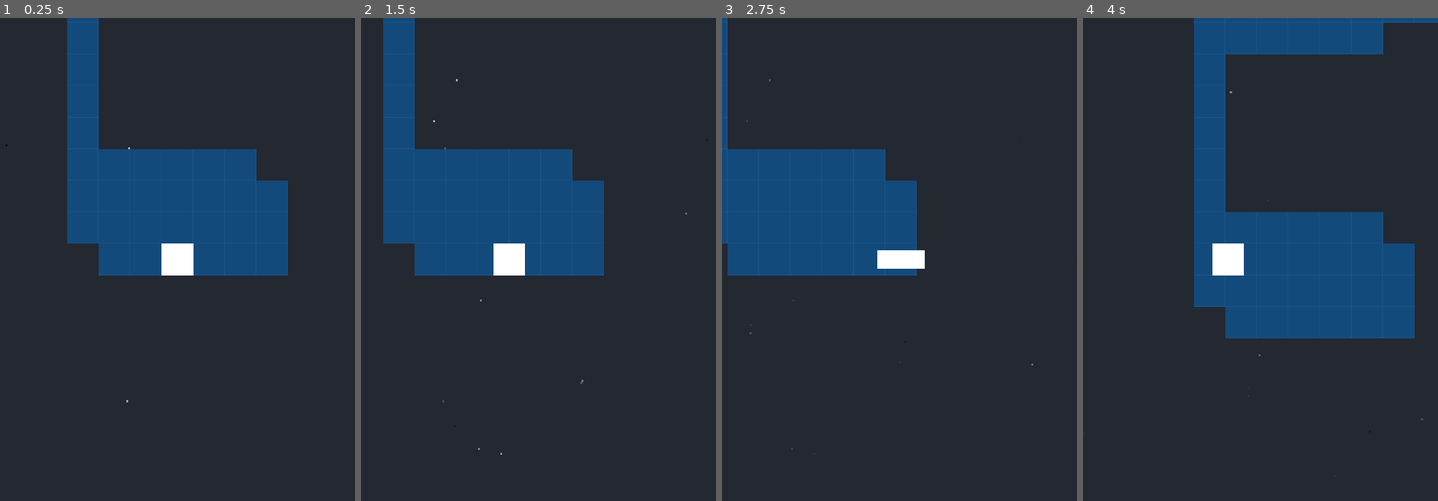
Above: before the commit, frames 1-4 (left to right).
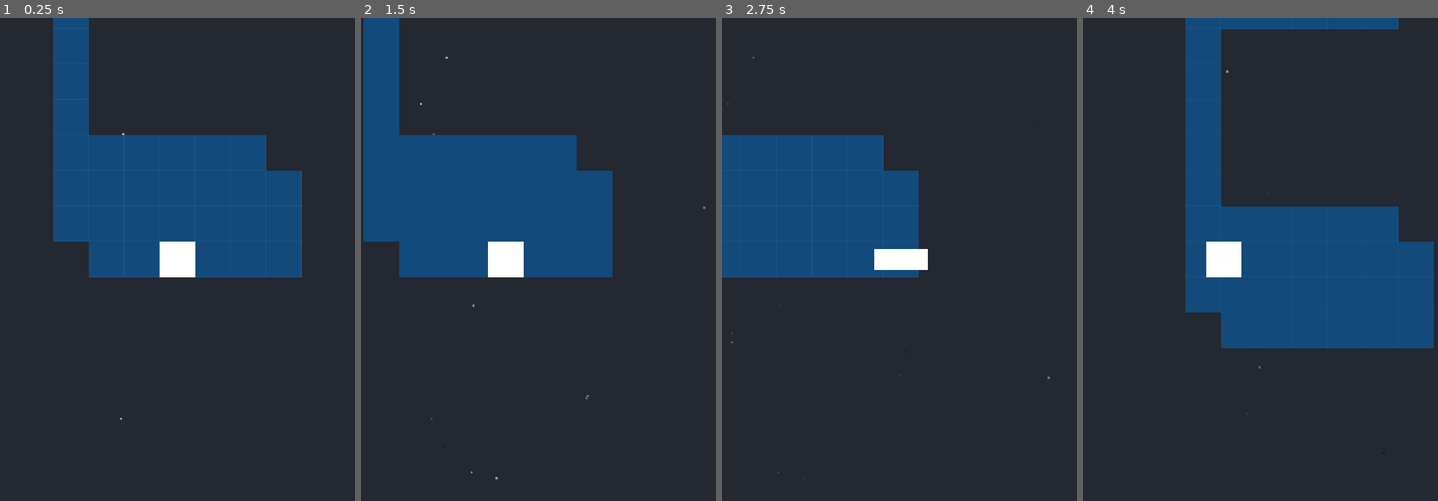
Above: after the commit, the same moments.

Repository: papazeal/box-slide
Game: Godot game, scene res://main.tscn
The game is run twice, just before and just after one commit, with the same random seed, the same clock (stepped at 60 frames per second) and the same inputs.
Inputs (mouse positions are in pixels of both pictures, inside the frame that each line leads up to):
- Up to frame 1 (0.25 s): no input
- Up to frame 2 (1.5 s): tap Enter at 0.5 s; move the mouse to (616, 235) at 0.52 s; press the mouse at (616, 235) at 0.53 s; hold Right (right) 0.53-1.28 s; move the mouse to (467, 283) at 1.27 s; release the mouse at (467, 283) at 1.28 s; hold Down (down) from 1.28 s (still down); click (467, 283) at 1.35 s
- Up to frame 3 (2.75 s): move the mouse to (935, 153) at 2.02 s; release Down (down) at 2.03 s; press the mouse at (935, 153) at 2.03 s; hold Right (right) from 2.03 s (still down)
- Up to frame 4 (4 s): move the mouse to (1242, 356) at 2.77 s; release Right (right) at 2.78 s; release the mouse at (1242, 356) at 2.78 s; hold Up (up) 2.78-3.53 s; click (1242, 356) at 2.85 s; move the mouse to (1367, 331) at 3.52 s; press the mouse at (1367, 331) at 3.53 s; hold Left (left) from 3.53 s (still down)

The runs differ from the first frame. In frame 1, 5.6% of the frame differs, in the area x 1-86%, y 0-84%; in frame 2, 6.5%; in frame 3, 2.4%; in frame 4, 8.0%, in the area x 28-100%, y 0-84%.

Commit message:
line effect

Diff:
--- a/main.tscn
+++ b/main.tscn
@@ -54,7 +54,7 @@
 metadata/_edit_group_ = true
 
 [node name="Camera2D" type="Camera2D" parent="Hero"]
-zoom = Vector2(0.8, 0.8)
+zoom = Vector2(0.9, 0.9)
 position_smoothing_enabled = true
 position_smoothing_speed = 10.0
 
--- a/tile.gdshader
+++ b/tile.gdshader
@@ -15,5 +15,5 @@
 	//COLOR.a = alpha;
 	//COLOR = vec4(texture_color.r,texture_color.g,texture_color.b,texture_color.a-alpha);
 	COLOR = COLOR * texture(TEXTURE, UV);
-	COLOR += vec4(alpha/8.0);
+	COLOR += vec4(alpha/8.0 * abs(cos(TIME)));
 }
Not shown, changed: dist/index.html
Not shown, changed: dist/index.pck
